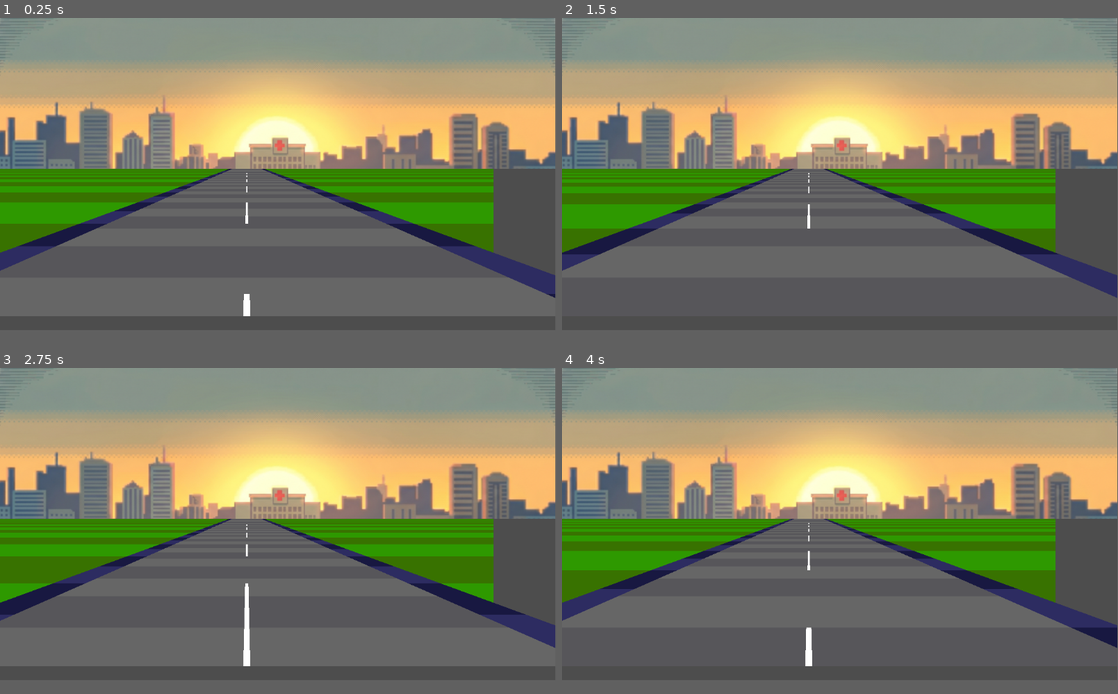
Above: before the commit, frames 1-4 (two rows, left to right).
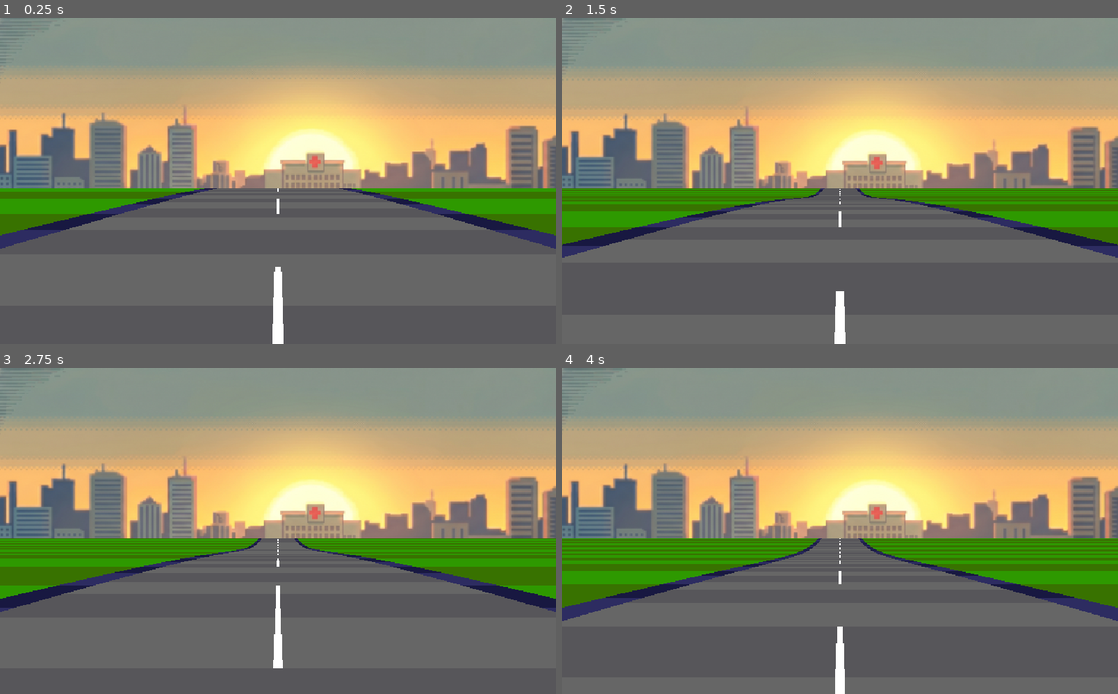
Above: after the commit, the same moments.

Repository: AnaLuizaS4ntos/Corrida_vital_v1
Game: Godot game, scene res://scenes/cena_Rua.tscn
Same seed, same stepped clock (60 frames per second), same inputs: the game is played once before the commit and once after it.
Inputs:
- Up to frame 1 (0.25 s): no input
- Up to frame 2 (1.5 s): tap Enter at 0.5 s; hold Up (ui_up) 0.53-1.28 s; hold Down (ui_down) from 1.28 s (still down)
- Up to frame 3 (2.75 s): release Down (ui_down) at 2.03 s; hold Up (ui_up) from 2.03 s (still down)
- Up to frame 4 (4 s): release Up (ui_up) at 3.53 s; hold Down (ui_down) from 3.53 s (still down)
In our replay, the window is 799x449 before the commit and 800x469 after it. These sizes can differ from the game's own. Grey fills any space a smaller window leaves; there, only what the larger window draws over its background counts as a difference.

The runs differ from the first frame. In frame 1, 30% of the frame differs, in the area x 0-100%, y 0-100%; in frame 2, 36%; in frame 3, 33%; in frame 4, 35%.

Commit message:
ultimos ajustes na rua pseudo 3d

Diff:
--- a/project.godot
+++ b/project.godot
@@ -15,6 +15,12 @@
 config/features=PackedStringArray("4.6", "Forward Plus")
 config/icon="res://icon.svg"
 
+[display]
+
+window/size/viewport_width=1024
+window/size/viewport_height=600
+window/stretch/mode="canvas_items"
+
 [physics]
 
 3d/physics_engine="Jolt Physics"
--- a/scr/cena_rua.gd
+++ b/scr/cena_rua.gd
@@ -42,6 +42,7 @@
 
 		if i > 300 and i < 700: lines[i].curve = 0.5
 		if i > 800 and i < 1200: lines[i].curve = -0.7
+		if i < 755: lines[i].y = sin(i/30.0) *600
 
 	num = lines.size()
 
@@ -81,7 +82,7 @@
 
 	var num_pos = 0
 	var start_point = int(pos / seg)
-	var cam_h = 1500 + lines[start_point % num].y
+	var cam_h = 1000 + lines[start_point % num].y
 	var cutoff = heigth
 	var x = 0.0
 	var dx = 0.0
